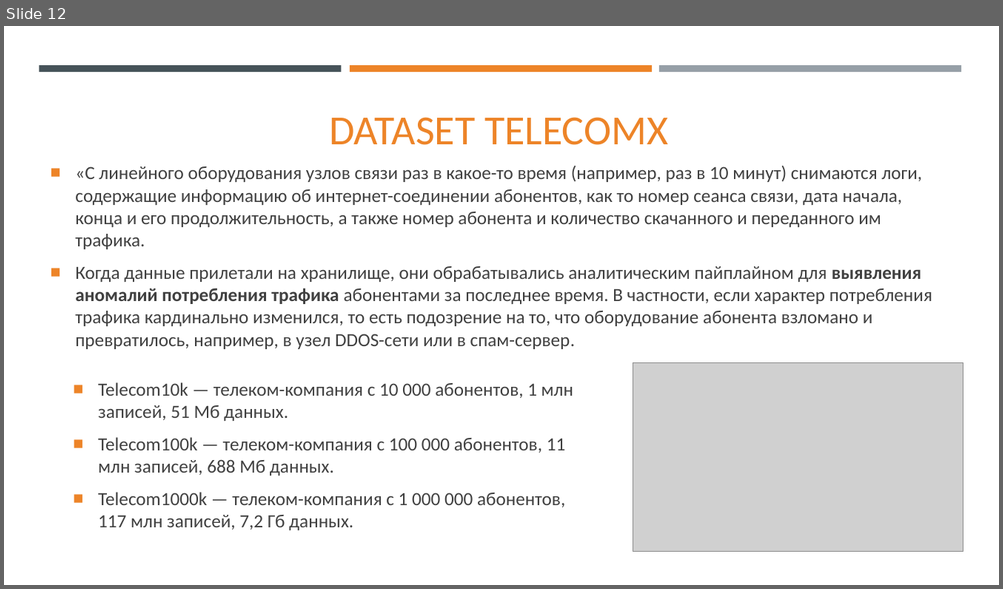
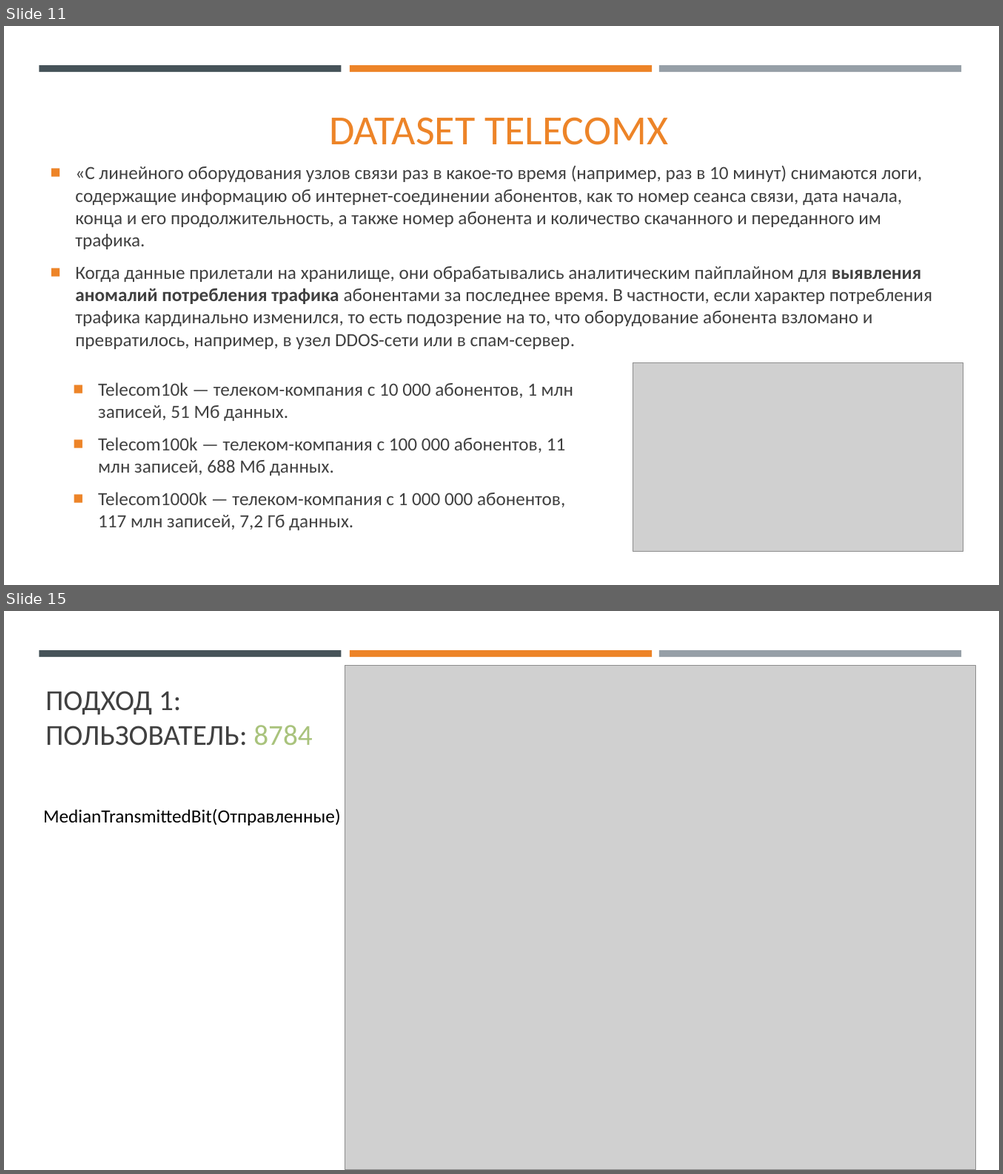
Before and after one commit to SkibaSAY/IPS_University, a slide deck: IPSLib/Documentation/Доклад для конференции/Доклад.pptx. Shown one above the other, each under a label of ours: slide 12 before the commit, slides 11 and 15 after it; the slides between them are not shown. The pictures are 1003x589 and 1003x1174 pixels, drawn with LibreOffice and Linux fonts; fonts in the diff are those of the drawing; grey boxes stand for pictures. Boxes give left, top, right and bottom in pixels: in the first picture for what was removed or moved away, otherwise in the second. Text is boxed around its words. In the diff, an @@ line names an element or a change of style, - is before the commit and + after.

```diff
--- a/IPSLib/Documentation/Доклад для конференции/Доклад.pptx
+++ b/IPSLib/Documentation/Доклад для конференции/Доклад.pptx
@@ slide 15 added at (4, 611, 999, 1170), background #FFFFFF; not listed: 3 template elements that a slide beside it also shows @@
@@ picture added at (345, 666, 976, 1170) @@
@@ text added at (45, 691, 312, 746), 28 pt, text #404040 @@
+ПОДХОД 1:
+ПОЛЬЗОВАТЕЛЬ: 8784
@@ text added at (43, 809, 341, 826), 18 pt, text #000000 @@
+MedianTransmittedBit(Отправленные)
@@ what was slide 12 is now slide 11 @@
```
Also in this commit, not shown: 2 slides changed, 9 other slides added, 8 slides removed, 4 other files.
